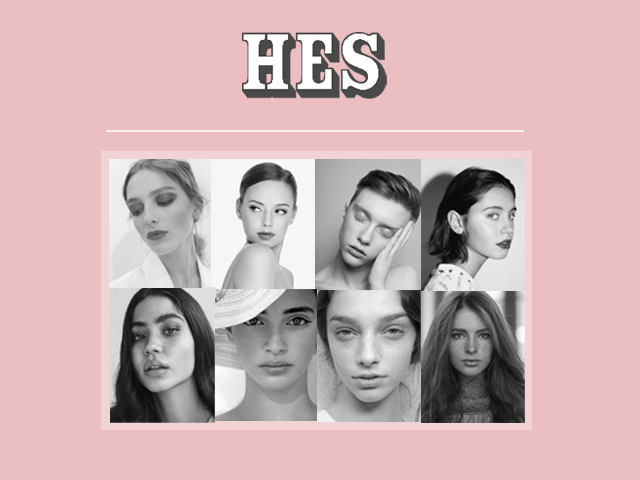
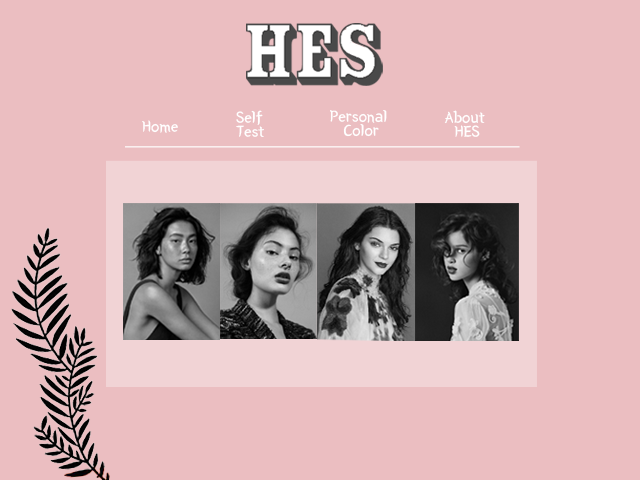
Comparing the layer stacks of the two w=640, h=480 images. Changes:
added layer "6c37a34a2945e74d622f3d8d825ddf68" above "봄" over [left=11, top=227, right=110, bottom=480]
added layer "봄" above "여름" over [left=123, top=203, right=220, bottom=340]
added layer "여름" above "겨울" over [left=220, top=203, right=317, bottom=339]
added layer "겨울" above "가을" over [left=415, top=203, right=519, bottom=341]
added layer "가을" above "레이어 1" over [left=317, top=203, right=421, bottom=341]
added layer "Home" above "About HES" over [left=142, top=120, right=178, bottom=133]
added layer "About HES" above "Personal Color" over [left=444, top=110, right=485, bottom=137]
added layer "Personal Color" above "Self Test" over [left=330, top=110, right=387, bottom=137]
added layer "Self Test" above "모양 5" over [left=236, top=110, right=264, bottom=137]
painted on "모양 5" over [left=106, top=130, right=524, bottom=148]
hid "3cad4234613f842d01f0cd9eb77f76cb" over [left=109, top=159, right=211, bottom=288]
hid "spring_2" over [left=215, top=289, right=317, bottom=421]
hid "KakaoTalk_20180731_172313589" over [left=317, top=290, right=421, bottom=422]
hid "KakaoTalk_20180731_174045818" over [left=421, top=291, right=525, bottom=423]
painted on "HES" (1st of 2) over [left=242, top=23, right=387, bottom=99]
hid "KakaoTalk_20180731_172313493" over [left=110, top=287, right=215, bottom=423]
hid "spring" over [left=421, top=157, right=525, bottom=352]
hid "winter" over [left=315, top=159, right=423, bottom=296]
hid "summer" over [left=211, top=159, right=315, bottom=289]
painted on "모양 4" over [left=101, top=150, right=537, bottom=430]
